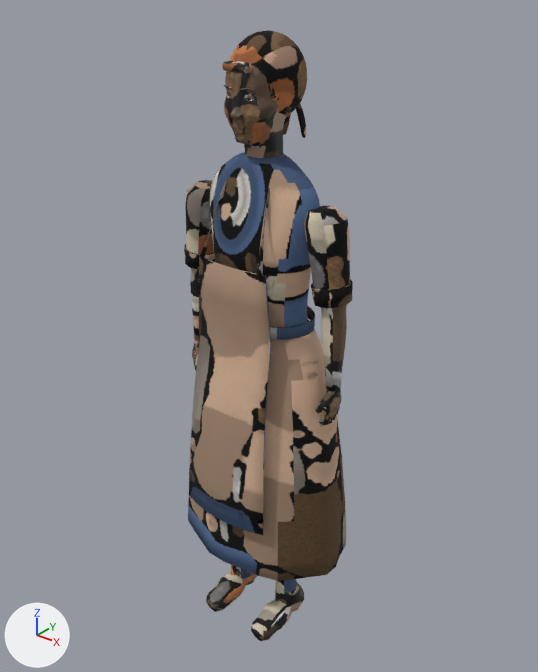
The Blender file models/src/npc-baker.blend, before and after one commit.
Both versions are drawn from a 50 mm lens placed at (1.228, -1.505, 1.948), pointed at (-0.014, 0.046, 0.986). The axes (+X, +Y, +Z) are drawn at lower left. The lights are the same throughout. The older version comes first.

Objects in the first picture: 'NPC_Baker'.
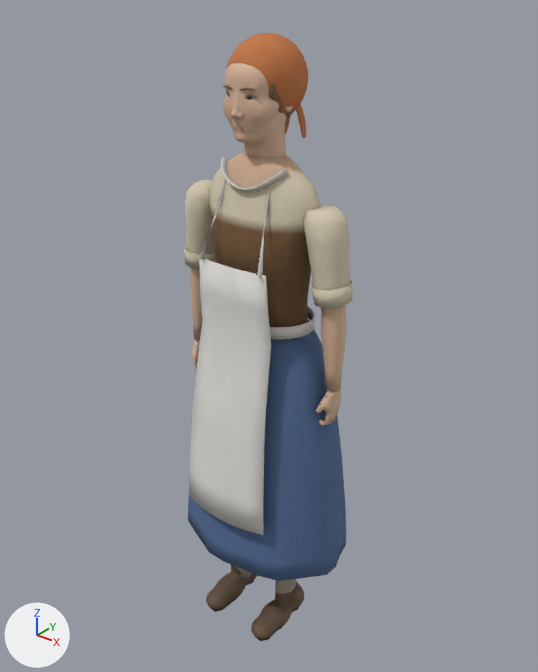
Diff of the bpy script that builds the scene:
```diff
--- a/models/src/npc-baker.blend.py
+++ b/models/src/npc-baker.blend.py
@@ me_baker_mesh @@
 # used by ob_npc_baker; location = (0.0, 0.0, 0.0)
-me_baker_mesh.from_pydata(...)  # 12239 vertices, 15073 faces; spans x -0.28..0.28, y -0.21..0.24, z 0.0..1.83
+me_baker_mesh.from_pydata(...)  # 10261 vertices, 15960 faces; spans x -0.28..0.28, y -0.21..0.24, z 0.0..1.82
+# me_baker_mesh part 1: 1075 vertices moved from x -0.27..0.27, y -0.11..0.13, z 0.81..1.83 to x -0.27..0.27, y -0.11..0.13, z 0.81..1.82; 3380 vertices removed from x -0.27..0.27, y -0.11..0.13, z 0.8..1.82; 1330 vertices added at x -0.27..0.27, y -0.1..0.13, z 0.87..1.82
+# me_baker_mesh part 2: 21 vertices moved within x -0.14..0.14, y -0.04..0.05, z 0.06..0.43; 34 vertices removed from x -0.14..0.14, y -0.05..0.06, z 0.06..0.43; 106 vertices added at x -0.14..0.14, y -0.05..0.06, z 0.06..0.43
+# me_baker_mesh part 3: 4916 kept faces spanning x -0.28..0.28, y -0.21..0.24, z 0.0..1.81 get new texture (UV) coordinates
 me_baker_mesh.materials.append(mat_baker_skin)
```

Changed parts and their boxes (x1, y1, x2, y2) in the pictures (538 x 672 px; the box of a moved part takes in the faces that stretch with it):
'NPC_Baker', reshaped
    before: (184, 30, 353, 641)
    after: (184, 33, 353, 641)
part 1 of me_baker_mesh, moved or reshaped
    before: (185, 30, 350, 426)
    after: (185, 33, 350, 424)
part 2 of me_baker_mesh, reshaped
    both: (235, 566, 296, 599)
part 3 of me_baker_mesh, surface changed
    both: (184, 51, 353, 641)
